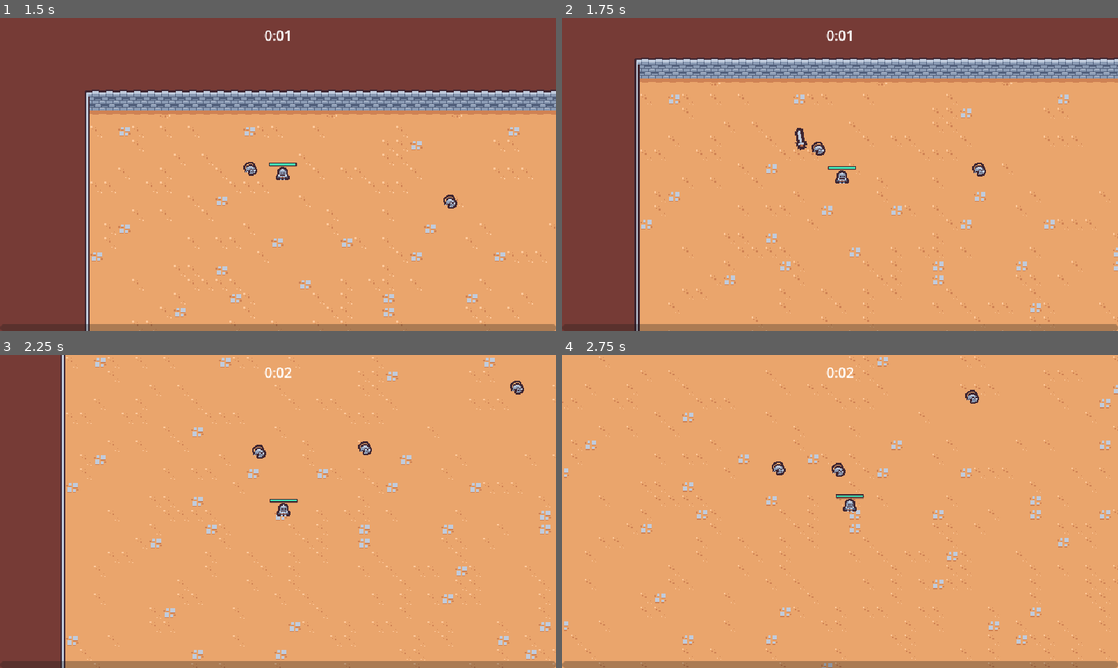
Above: before the commit, frames 1-4 (two rows, left to right).
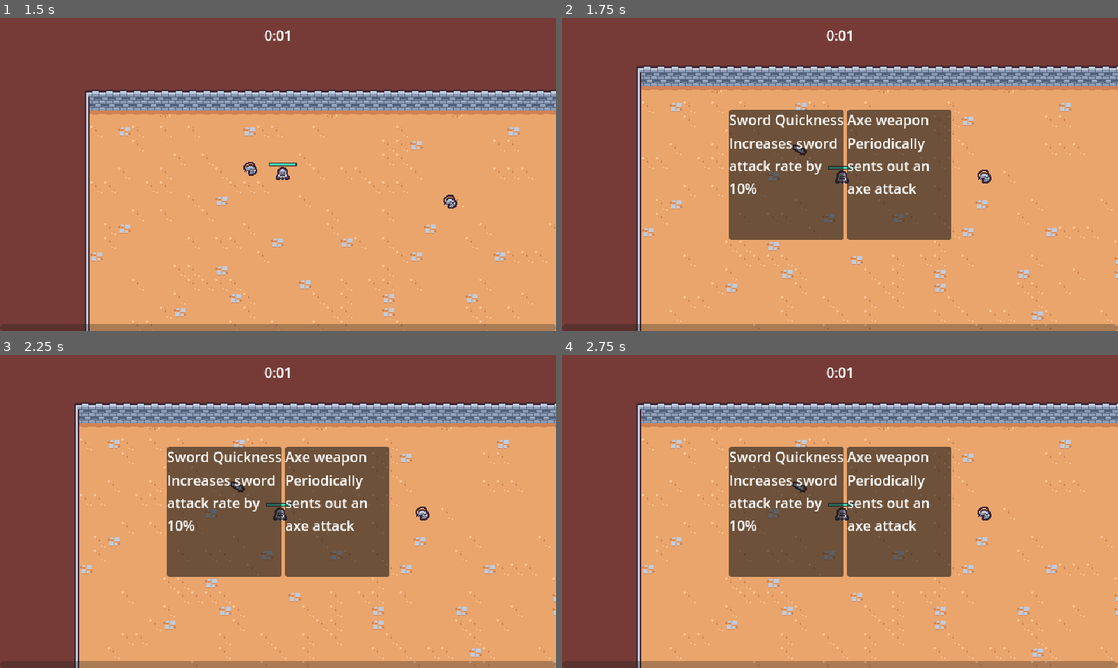
Above: after the commit, the same moments.

Repository: danielsyang/surviving_godot
Game: Godot game, scene res://scenes/main.tscn
Same seed, same stepped clock (60 frames per second), same inputs: the game is played once before the commit and once after it.
Inputs (mouse positions are in pixels of both pictures, inside the frame that each line leads up to):
- Up to frame 1 (1.5 s): move the mouse to (400, 158) at 0.52 s; press the mouse at (400, 158) at 0.53 s; hold D (move_right) 0.53-1.28 s; move the mouse to (166, 190) at 1.27 s; release the mouse at (166, 190) at 1.28 s; hold S (move_down) from 1.28 s (still down); click (166, 190) at 1.35 s
- Up to frame 2 (1.75 s): keep holding S (move_down)
- Up to frame 3 (2.25 s): move the mouse to (333, 442) at 2.02 s; release S (move_down) at 2.03 s; press the mouse at (333, 442) at 2.03 s; hold D (move_right) from 2.03 s (still down)
- Up to frame 4 (2.75 s): keep holding D (move_right)

Frame 1 is identical in both runs. In frame 2, 27% of the frame differs, in the area x 13-100%, y 12-100%; in frame 3, 42%; in frame 4, 53%, in the area x 0-100%, y 0-100%.

Commit message:
added new ability

Diff:
--- /dev/null
+++ b/resources/upgrades/axe_weapon.tres
@@ -0,0 +1,12 @@
+[gd_resource type="Resource" script_class="Ability" load_steps=3 format=3 uid="uid://rkfow88r4gqo"]
+
+[ext_resource type="PackedScene" uid="uid://b0fx73xok1r7t" path="res://scenes/abilities/controller/axe_ability_controller.tscn" id="1_ilgqx"]
+[ext_resource type="Script" uid="uid://blt1dthclwsq8" path="res://scripts/ability.gd" id="1_iujmt"]
+
+[resource]
+script = ExtResource("1_iujmt")
+ability_controller_scene = ExtResource("1_ilgqx")
+id = "axe_weapon"
+name = "Axe weapon"
+max_quantity = 1
+description = "Periodically sents out an axe attack"
--- a/resources/upgrades/sword_rate.tres
+++ b/resources/upgrades/sword_rate.tres
@@ -1,4 +1,4 @@
-[gd_resource type="Resource" load_steps=2 format=3 uid="uid://l3snq2nerjax"]
+[gd_resource type="Resource" script_class="AbilityUpgrade" load_steps=2 format=3 uid="uid://l3snq2nerjax"]
 
 [ext_resource type="Script" uid="uid://0xnd5amfs2hy" path="res://scripts/ability_upgrade.gd" id="1_pyxp1"]
 
@@ -6,4 +6,5 @@
 script = ExtResource("1_pyxp1")
 id = "sword_rate"
 name = "Sword Quickness"
+max_quantity = 5
 description = "Increases sword attack rate by 10%"
--- /dev/null
+++ b/scenes/abilities/axe_ability.tscn
@@ -0,0 +1,67 @@
+[gd_scene load_steps=8 format=3 uid="uid://j70iwf5wylq7"]
+
+[ext_resource type="Texture2D" uid="uid://04oxt8x0hqsm" path="res://assets/axe.png" id="1_qk6ny"]
+[ext_resource type="Script" uid="uid://ble6sfs4qewn1" path="res://scripts/axe_ability.gd" id="1_vhfjx"]
+[ext_resource type="Script" uid="uid://b1cwtgl02glam" path="res://scripts/hitbox_component.gd" id="3_4kw8l"]
+
+[sub_resource type="Animation" id="Animation_4kw8l"]
+resource_name = "default"
+length = 0.5
+loop_mode = 1
+tracks/0/type = "value"
+tracks/0/imported = false
+tracks/0/enabled = true
+tracks/0/path = NodePath("Sprite2D:rotation")
+tracks/0/interp = 2
+tracks/0/loop_wrap = true
+tracks/0/keys = {
+"times": PackedFloat32Array(0, 0.5),
+"transitions": PackedFloat32Array(1, 1),
+"update": 0,
+"values": [0.0, 6.28319]
+}
+
+[sub_resource type="Animation" id="Animation_e7wc8"]
+length = 0.001
+tracks/0/type = "value"
+tracks/0/imported = false
+tracks/0/enabled = true
+tracks/0/path = NodePath("Sprite2D:rotation")
+tracks/0/interp = 1
+tracks/0/loop_wrap = true
+tracks/0/keys = {
+"times": PackedFloat32Array(0),
+"transitions": PackedFloat32Array(1),
+"update": 0,
+"values": [0.0]
+}
+
+[sub_resource type="AnimationLibrary" id="AnimationLibrary_e7wc8"]
+_data = {
+&"RESET": SubResource("Animation_e7wc8"),
+&"default": SubResource("Animation_4kw8l")
+}
+
+[sub_resource type="CircleShape2D" id="CircleShape2D_e7wc8"]
+radius = 9.0
+
+[node name="AxeAbility" type="Node2D"]
+script = ExtResource("1_vhfjx")
+
+[node name="AnimationPlayer" type="AnimationPlayer" parent="."]
+libraries = {
+&"": SubResource("AnimationLibrary_e7wc8")
+}
+autoplay = "default"
+
+[node name="Sprite2D" type="Sprite2D" parent="."]
+texture = ExtResource("1_qk6ny")
+
+[node name="HitboxComponent" type="Area2D" parent="."]
+collision_layer = 4
+collision_mask = 0
+script = ExtResource("3_4kw8l")
+metadata/_custom_type_script = "uid://b1cwtgl02glam"
+
+[node name="CollisionShape2D" type="CollisionShape2D" parent="HitboxComponent"]
+shape = SubResource("CircleShape2D_e7wc8")
--- /dev/null
+++ b/scenes/abilities/controller/axe_ability_controller.tscn
@@ -0,0 +1,12 @@
+[gd_scene load_steps=3 format=3 uid="uid://b0fx73xok1r7t"]
+
+[ext_resource type="Script" uid="uid://buyp06n34p8dg" path="res://scripts/axe_ability_controller.gd" id="1_k0k5n"]
+[ext_resource type="PackedScene" uid="uid://j70iwf5wylq7" path="res://scenes/abilities/axe_ability.tscn" id="2_1o4r0"]
+
+[node name="AxeAbilityController" type="Node"]
+script = ExtResource("1_k0k5n")
+axe_ability_scene = ExtResource("2_1o4r0")
+
+[node name="Timer" type="Timer" parent="."]
+wait_time = 2.0
+autostart = true
--- a/scenes/upgrade_manager.tscn
+++ b/scenes/upgrade_manager.tscn
@@ -1,11 +1,12 @@
-[gd_scene load_steps=5 format=3 uid="uid://3pldeqa4k0kp"]
+[gd_scene load_steps=6 format=3 uid="uid://3pldeqa4k0kp"]
 
 [ext_resource type="Script" uid="uid://ddgn77ecbby8b" path="res://scripts/upgrade_manager.gd" id="1_5g82m"]
 [ext_resource type="Script" uid="uid://0xnd5amfs2hy" path="res://scripts/ability_upgrade.gd" id="2_076jq"]
 [ext_resource type="Resource" uid="uid://l3snq2nerjax" path="res://resources/upgrades/sword_rate.tres" id="3_p44lo"]
 [ext_resource type="PackedScene" uid="uid://vwv1gtqit14o" path="res://scenes/UI/upgrade_screen.tscn" id="4_p44lo"]
+[ext_resource type="Resource" uid="uid://rkfow88r4gqo" path="res://resources/upgrades/axe_weapon.tres" id="4_yx8ru"]
 
 [node name="UpgradeManager" type="Node"]
 script = ExtResource("1_5g82m")
-upgrade_pool = Array[ExtResource("2_076jq")]([ExtResource("3_p44lo")])
+upgrade_pool = Array[ExtResource("2_076jq")]([ExtResource("3_p44lo"), ExtResource("4_yx8ru")])
 upgrade_screen_scene = ExtResource("4_p44lo")
--- /dev/null
+++ b/scripts/ability.gd
@@ -0,0 +1,4 @@
+extends AbilityUpgrade
+class_name Ability
+
+@export var ability_controller_scene: PackedScene
--- a/scripts/ability_upgrade.gd
+++ b/scripts/ability_upgrade.gd
@@ -3,4 +3,5 @@
 
 @export var id: String
 @export var name: String
+@export var max_quantity: int
 @export_multiline var description: String
--- /dev/null
+++ b/scripts/axe_ability.gd
@@ -0,0 +1,25 @@
+extends Node2D
+
+const MAX_RADIUS = 100
+
+@onready var hitboxComponent = $HitboxComponent
+
+var base_rotation = Vector2.RIGHT
+
+func _ready() -> void:
+    base_rotation = Vector2.RIGHT.rotated(randf_range(0, TAU))
+    var tween = create_tween()
+    tween.tween_method(tween_method, 0.0, 2.0, 3)
+    tween.tween_callback(queue_free)
+
+
+func tween_method(rotations: float) -> void:
+    var percentage = rotations / 2
+    var current_radius = percentage * MAX_RADIUS
+    var current_direction = base_rotation.rotated(rotations * TAU)
+
+    var player = get_tree().get_first_node_in_group("player") as Node2D
+    if player == null:
+        return
+
+    global_position = player.global_position + (current_direction * current_radius)
--- /dev/null
+++ b/scripts/axe_ability_controller.gd
@@ -0,0 +1,23 @@
+extends Node
+
+@export var axe_ability_scene: PackedScene
+
+var damage = 10
+
+func _ready() -> void:
+	$Timer.timeout.connect(on_timer_timeout)
+
+func on_timer_timeout() -> void:
+	var player = get_tree().get_first_node_in_group("player") as Node2D
+	if player == null:
+		return
+
+	var foreground = get_tree().get_first_node_in_group("foreground_layer") as Node2D
+	if foreground == null:
+		return
+
+	var axe_instance = axe_ability_scene.instantiate() as Node2D
+	foreground.add_child(axe_instance)
+
+	axe_instance.global_position = player.global_position
+	axe_instance.hitboxComponent.damage = damage
--- a/scripts/experience_manager.gd
+++ b/scripts/experience_manager.gd
@@ -7,7 +7,7 @@
 
 var current_experience = 0
 var current_level = 1
-var target_experience = 10
+var target_experience = 1
 
 
 func _ready() -> void:
--- a/scripts/player.gd
+++ b/scripts/player.gd
@@ -6,6 +6,7 @@
 @onready var damage_interval_timer: Timer = $DamageIntervalTimer
 @onready var health_component: HealthComponent = $HealthComponent
 @onready var health_bar: ProgressBar = $HealthBar
+@onready var abilityManager: Node = $AbilityManager
 
 var number_colliding_bodies: int = 0
 
@@ -15,6 +16,8 @@
 	damage_interval_timer.timeout.connect(on_damage_interval_timer_timeout)
 	health_component.health_changed.connect(on_health_changed)
 	health_bar.value = 1
+
+	GameEvent.ability_added.connect(on_ability_upgrade_added)
 
 func _process(delta: float) -> void:
 	var movement_vector = get_movement_vector()
@@ -52,3 +55,10 @@
 
 func on_health_changed() -> void:
 	update_health_bar_display()
+
+func on_ability_upgrade_added(upgrade: AbilityUpgrade, _current_upgrade: Dictionary) -> void:
+	if not upgrade is Ability:
+		return
+
+	var ability_upgrade = upgrade as Ability
+	abilityManager.add_child(ability_upgrade.ability_controller_scene.instantiate())
--- a/scripts/sword_ability_controller.gd
+++ b/scripts/sword_ability_controller.gd
@@ -3,7 +3,8 @@
 const MAX_RANGE = 200
 
 @export var sword_ability: PackedScene
-var damage = 5;
+
+var damage = 50;
 var base_wait_time = 1.5
 
 func _ready() -> void:
@@ -55,7 +56,7 @@
 		return
 
 	var sword_rate_upgrade: float = current_upgrade.get(upgrade.id, {}).quantity || 1.0
-	var percent_reduction = sword_rate_upgrade * .9;
+	var percent_reduction = sword_rate_upgrade * .3;
 
 	$Timer.wait_time = base_wait_time * (1 - percent_reduction)
 	$Timer.start()
--- a/scripts/upgrade_manager.gd
+++ b/scripts/upgrade_manager.gd
@@ -8,18 +8,6 @@
 
 func _ready() -> void:
 	experience_manager.level_up.connect(on_level_up)
-
-func on_level_up(_current_level: int):
-	var chosen_upgrade = upgrade_pool.pick_random() as AbilityUpgrade
-
-	if chosen_upgrade == null:
-		return
-
-	var upgrade_screen_instance = upgrade_screen_scene.instantiate()
-	add_child(upgrade_screen_instance)
-	upgrade_screen_instance.set_ability_upgrade([chosen_upgrade] as Array[AbilityUpgrade])
-	upgrade_screen_instance.upgrade_selected.connect(on_upgrade_selected)
-
 
 func apply_upgrade(chosen_upgrade: AbilityUpgrade):
 	var has_upgrade = current_upgrade.has(chosen_upgrade.id)
@@ -32,7 +20,36 @@
 	else:
 		current_upgrade[chosen_upgrade.id]["quantity"] += 1
 
+	if chosen_upgrade.max_quantity > 0:
+		var current_quantity = current_upgrade[chosen_upgrade.id]["quantity"]
+
+		if current_quantity == chosen_upgrade.max_quantity:
+			upgrade_pool = upgrade_pool.filter(func(upgrade: AbilityUpgrade):
+				return upgrade.id != chosen_upgrade.id
+			)
+
 	GameEvent.emit_ability_upgrade_addded(chosen_upgrade, current_upgrade)
+
+func pick_upgrades() -> Array[AbilityUpgrade]:
+	var chosen_upgrades: Array[AbilityUpgrade] = []
+	var filtered_upgrades = upgrade_pool.duplicate()
+
+	for i in upgrade_pool.size():
+		var chosen_upgrade = filtered_upgrades.pick_random() as AbilityUpgrade
+		chosen_upgrades.append(chosen_upgrade)
+		filtered_upgrades = filtered_upgrades.filter(func(filtered_upgrade: AbilityUpgrade):
+			return filtered_upgrade.id != chosen_upgrade.id
+		)
+
+	return chosen_upgrades
 
 func on_upgrade_selected(upgrade: AbilityUpgrade):
 	apply_upgrade(upgrade)
+
+func on_level_up(_current_level: int):
+	var chosen_upgrades = pick_upgrades()
+
+	var upgrade_screen_instance = upgrade_screen_scene.instantiate()
+	add_child(upgrade_screen_instance)
+	upgrade_screen_instance.set_ability_upgrade(chosen_upgrades)
+	upgrade_screen_instance.upgrade_selected.connect(on_upgrade_selected)
Binary file added: assets/axe.png
Not shown, added: assets/axe.png.import
Not shown, added: scripts/ability.gd.uid
Not shown, added: scripts/axe_ability.gd.uid
Not shown, added: scripts/axe_ability_controller.gd.uid
